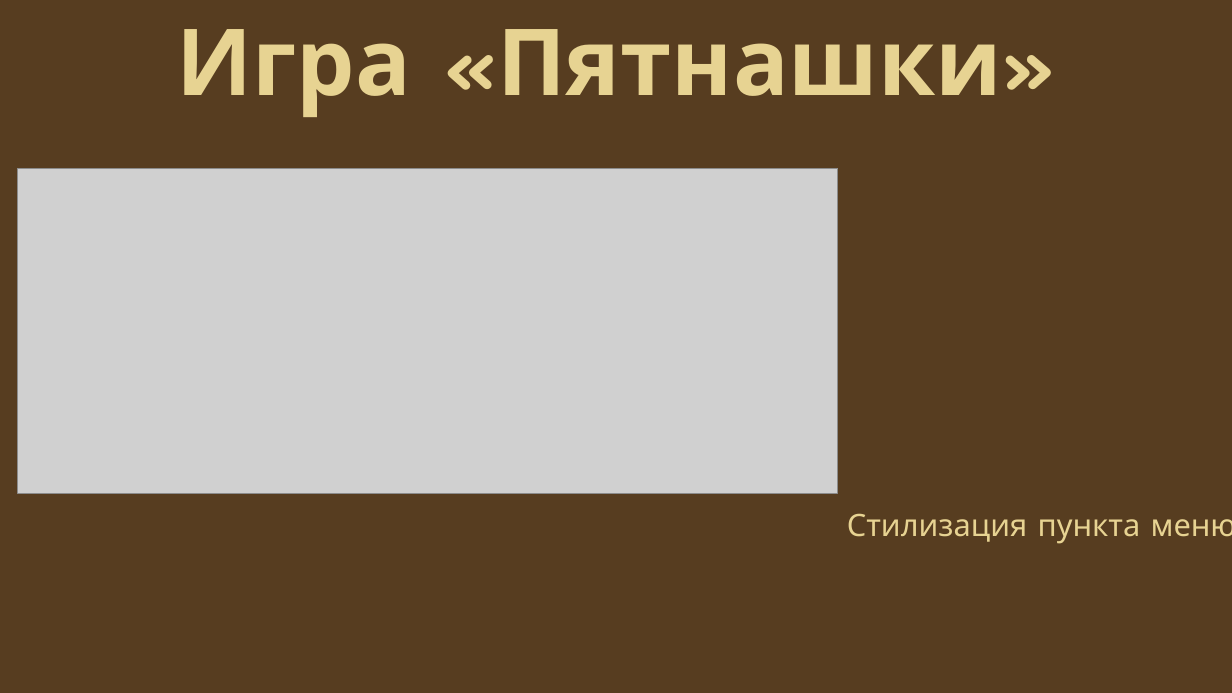
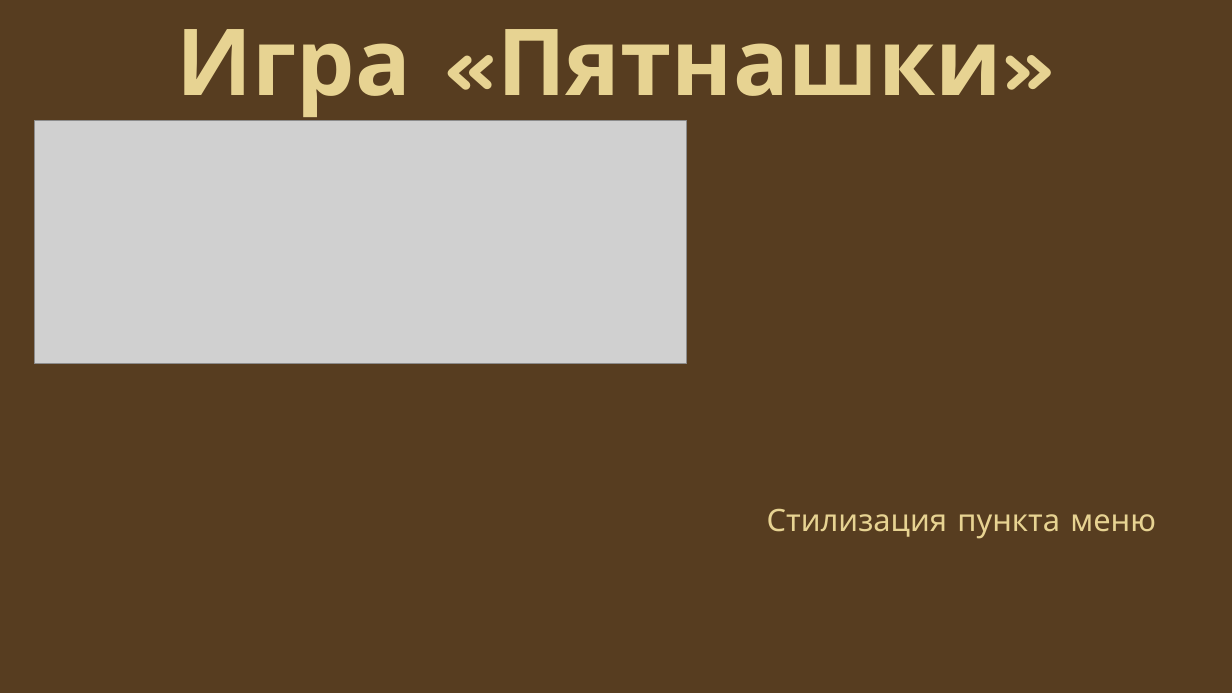
Before and after one commit to DjonniStorm/pyatnashki, a slide deck: slide 7 of pyatnashki/Игра «Пятнашки».pptx. Drawn at 1232x693 pixels with LibreOffice and Linux fonts; fonts in the diff are those of the drawing; grey boxes stand for pictures. Boxes give left, top, right and bottom in pixels: in the first picture for what was removed or moved away, otherwise in the second. Text is boxed around its words. In the diff, an @@ line names an element or a change of style, - is before the commit and + after.

```diff
--- a/pyatnashki/Игра «Пятнашки».pptx
+++ b/pyatnashki/Игра «Пятнашки».pptx
@@ picture added at box(35, 120, 687, 364) @@
@@ picture removed at box(18, 168, 838, 494) @@
@@ text "Стилизация пункта меню" rewrapped from box(847, 513, 1232, 544) to box(767, 509, 1156, 539) @@
```
Also in this commit, not shown: 3 slides added, 1 other file.
